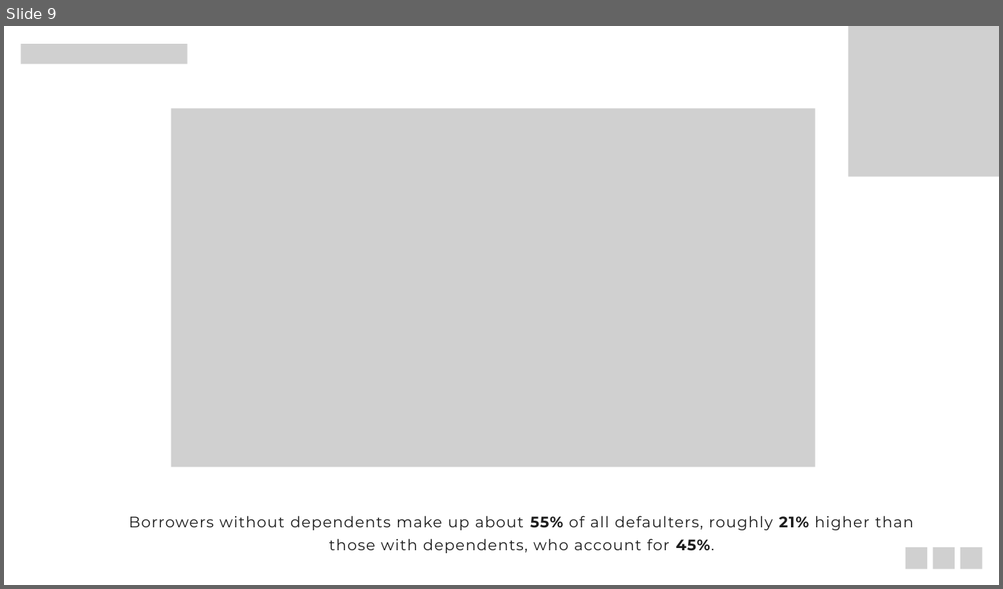
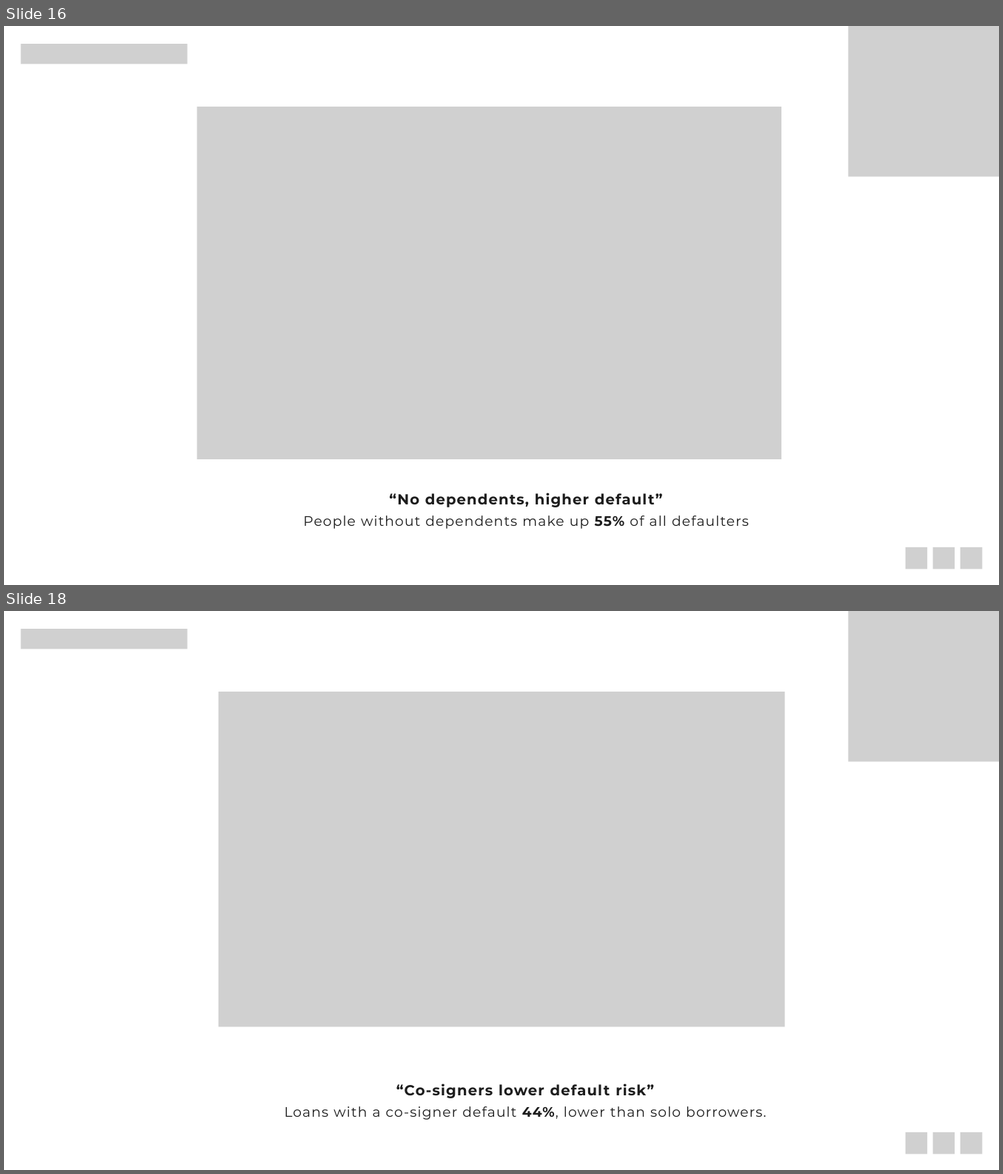
Before and after one commit to aliraza-data/Loan-Default-Risk-Analysis, a slide deck: Presentation/Project_Presentation.pptx. Shown one above the other, each under a label of ours: slide 9 before the commit, slides 16 and 18 after it; the slides between them are not shown. The pictures are 1003x589 and 1003x1174 pixels, drawn with LibreOffice and Linux fonts; fonts in the diff are those of the drawing; grey boxes stand for pictures. Boxes give left, top, right and bottom in pixels: in the first picture for what was removed or moved away, otherwise in the second. Text is boxed around its words. In the diff, an @@ line names an element or a change of style, - is before the commit and + after.

```diff
--- a/Presentation/Project_Presentation.pptx
+++ b/Presentation/Project_Presentation.pptx
@@ slide 18 added at box(4, 611, 999, 1170), background #FFFFFF @@
@@ picture added at box(21, 629, 188, 649) @@
@@ picture added at box(848, 611, 999, 762) @@
@@ picture added at box(219, 692, 784, 1027) @@
@@ text added at box(284, 1084, 765, 1120), 20 pt, text #1C1C1C @@
+“Co-signers lower default risk”
+Loans with a co-signer default 44%, lower than solo borrowers.
@@ picture added at box(905, 1133, 927, 1154) @@
@@ picture added at box(933, 1133, 954, 1154) @@
@@ picture added at box(960, 1133, 982, 1154) @@
@@ what was slide 9 is now slide 16 @@
@@ slide 16 changed as well @@
@@ picture: place and size @@
-picture at box(171, 109, 814, 468)
+picture at box(197, 107, 781, 460)
@@ text at box(303, 493, 748, 529): text changed; size 22 to 20 pt @@
-Borrowers without dependents make up about 55% of all defaulters, roughly 21% higher than those with dependents, who account for 45%.
+“No dependents, higher default”
+People without dependents make up 55% of all defaulters
```
Also in this commit, not shown: 5 other slides changed, 19 other slides added, 9 slides removed.
